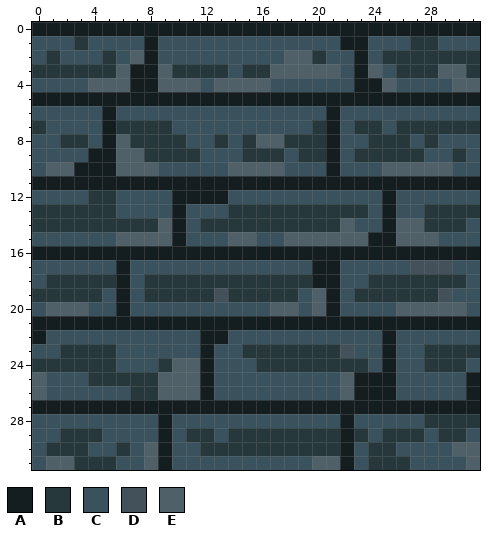
A pixel-art sprite gets an edit: image/floor_15.png. The first picture shows the starting point.
The file is 32x32 pixels.
Palette (. is transparent): A #141d1f  B #27383c  C #3a525e  D #43515b  E #4f6069
Now the later version:
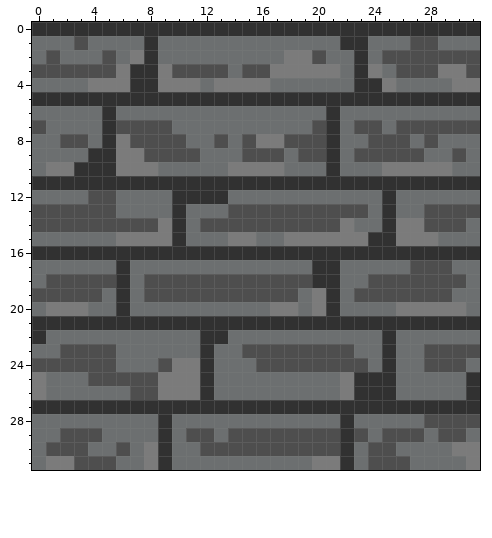
Difference:
colour A: #141d1f -> #313131
colour B: #27383c -> #4e4e4e
colour C: #3a525e -> #6c6f70
colour E: #4f6069 -> #7b7b7b
y 17: x 27..29 DDD -> BBB
y 19: x 13 D -> B; x 29 D -> B
y 23: x 22 D -> B
Boxes around the changes in both pictures, in picture pixels (x1, y1, x2, y2):
changed: (32, 22, 480, 470)
